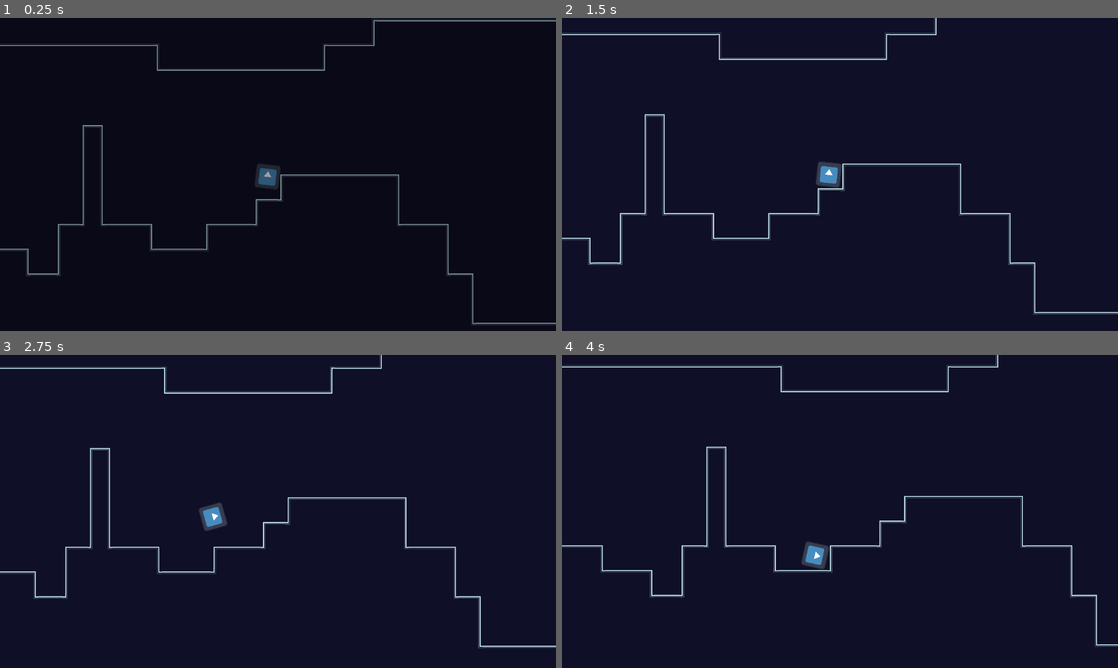
Above: before the commit, frames 1-4 (two rows, left to right).
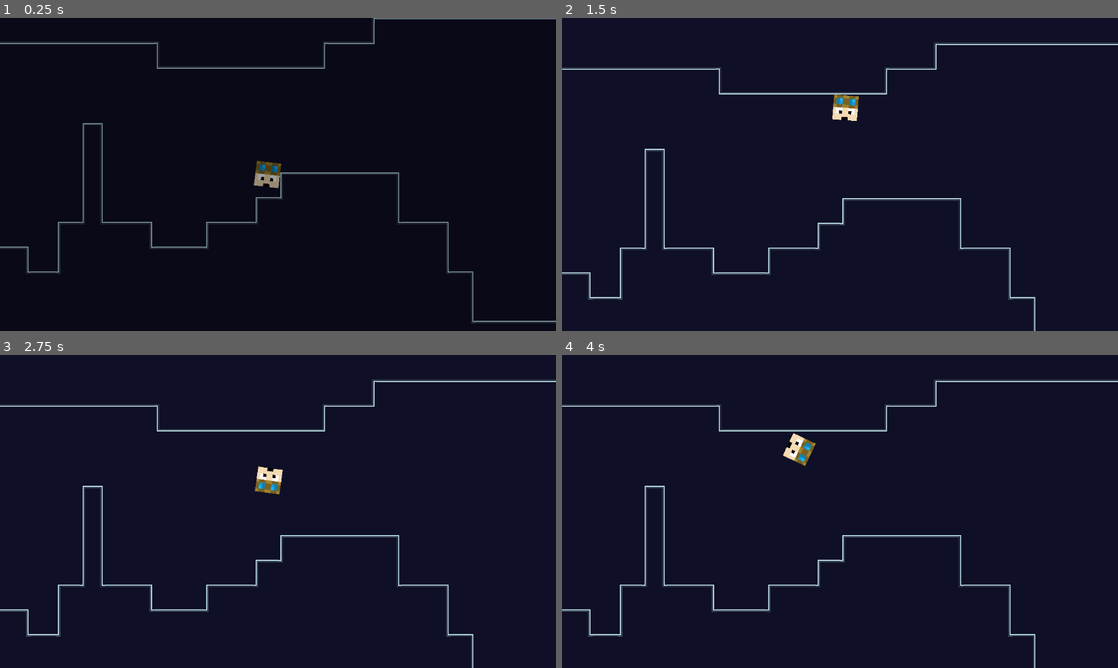
Above: after the commit, the same moments.

Repository: Alimadcorp/AnOverdrive
Game: Godot game, scene res://main.tscn
Same seed, same stepped clock (60 frames per second), same inputs: the game is played once before the commit and once after it. The engine's default icon, where the game draws it, is replaced by a stand-in: a white triangle on a blue panel in a dark square.
Inputs:
- Up to frame 1 (0.25 s): no input
- Up to frame 2 (1.5 s): hold D (right) from 0.53 s (still down); tap Space (jump) at 0.6, 0.77, 1.07, 1.35 s
- Up to frame 3 (2.75 s): tap Space (jump) at 1.52, 1.82, 2.1 s; release D (right) at 2.03 s; hold A (left) from 2.03 s (still down)
- Up to frame 4 (4 s): release A (left) at 2.78 s; hold D (right) from 2.78 s (still down); tap Space (jump) at 2.85, 3.02, 3.32, 3.6, 3.77 s

The runs differ from the first frame. In frame 1, 2.6% of the frame differs, in the area x 0-100%, y 0-99%; in frame 2, 4.2%; in frame 3, 4.6%; in frame 4, 4.9%, in the area x 0-100%, y 0-100%.

Commit message:
the old (not epstien) project files, from Swiveling Escape, 2021
https://alimad.itch.io/swiveling-escape

Diff:
--- a/main.tscn
+++ b/main.tscn
@@ -2,7 +2,7 @@
 
 [ext_resource type="Script" uid="uid://c7rwtvg70osel" path="res://scripts/player.gd" id="1_ig7tw"]
 [ext_resource type="Script" uid="uid://dj5t6ynhkiq0c" path="res://scripts/main.gd" id="1_lquwl"]
-[ext_resource type="Texture2D" uid="uid://qxnbiusk6ohb" path="res://icon.svg" id="2_0xm2m"]
+[ext_resource type="Texture2D" uid="uid://cbttnvyo5duyp" path="res://assets/godot.png" id="3_7mycd"]
 [ext_resource type="Texture2D" uid="uid://blurveuh2pfmu" path="res://assets/tile.png" id="4_1bvp3"]
 [ext_resource type="Script" uid="uid://bopa68s1p75mu" path="res://scripts/finish.gd" id="4_lquwl"]
 [ext_resource type="Script" uid="uid://b2cc7bv5144kb" path="res://scripts/fade.gd" id="6_7mycd"]
@@ -238,7 +238,9 @@
 shape = SubResource("RectangleShape2D_h2yge")
 
 [node name="Sprite" type="Sprite2D" parent="Player" unique_id=576435682]
-texture = ExtResource("2_0xm2m")
+position = Vector2(-3.8146973e-06, 3.8146973e-06)
+scale = Vector2(0.21333334, 0.21333334)
+texture = ExtResource("3_7mycd")
 
 [node name="Camera2D" type="Camera2D" parent="Player" unique_id=277835809]
 zoom = Vector2(0.4, 0.4)
@@ -247,7 +249,6 @@
 limit_right = 16615
 limit_bottom = 903
 limit_smoothed = true
-position_smoothing_enabled = true
 position_smoothing_speed = 10.0
 drag_horizontal_enabled = true
 
--- a/scripts/player.gd
+++ b/scripts/player.gd
@@ -3,13 +3,12 @@
 @export var torque_power := 110000.0
 @export var max_angular_velocity := 24.0
 
-@export var ground_force := 1400.0
-@export var air_force := 200.0
+@export var jump_force := 800.0
+@export var help_force := 400.0
 
 @export var jump_impulse := 9000.0
 
 @onready var ray := $GroundRay
-
 
 func _physics_process(delta):
 	handle_spin()
@@ -22,15 +21,11 @@
 
 	if input_dir != 0:
 		apply_torque(input_dir * torque_power)
-
-	# Small directional assist so it doesn't feel like ice
-	var force = ground_force if is_on_floor() else air_force
-	apply_force(Vector2(input_dir * force, 0))
-
+		apply_force(Vector2(input_dir * help_force, 0))
 
 func handle_jump():
-	if Input.is_action_just_pressed("jump") and is_on_floor():
-		apply_impulse(Vector2.ZERO, Vector2(0, -jump_impulse))
+	if Input.is_action_just_pressed("jump"):
+		apply_impulse(Vector2(0, -jump_force))
 
 
 func clamp_spin():
Binary file added: assets/Glare.png
Not shown, added: assets/Glare.png.import
Not shown, added: assets/Jumpscare Sound.mp3.import
Not shown, added: assets/Super Mario Theme Song by KOJI KONDO (1985).mp3.import
Binary file added: assets/Wasted.png
Not shown, added: assets/Wasted.png.import
Binary file added: assets/YDoor.png
Not shown, added: assets/YDoor.png.import
Binary file added: assets/YKey.png
Not shown, added: assets/YKey.png.import
Binary file added: assets/Zombie.png
Not shown, added: assets/Zombie.png.import
(and 12 more such lines)
